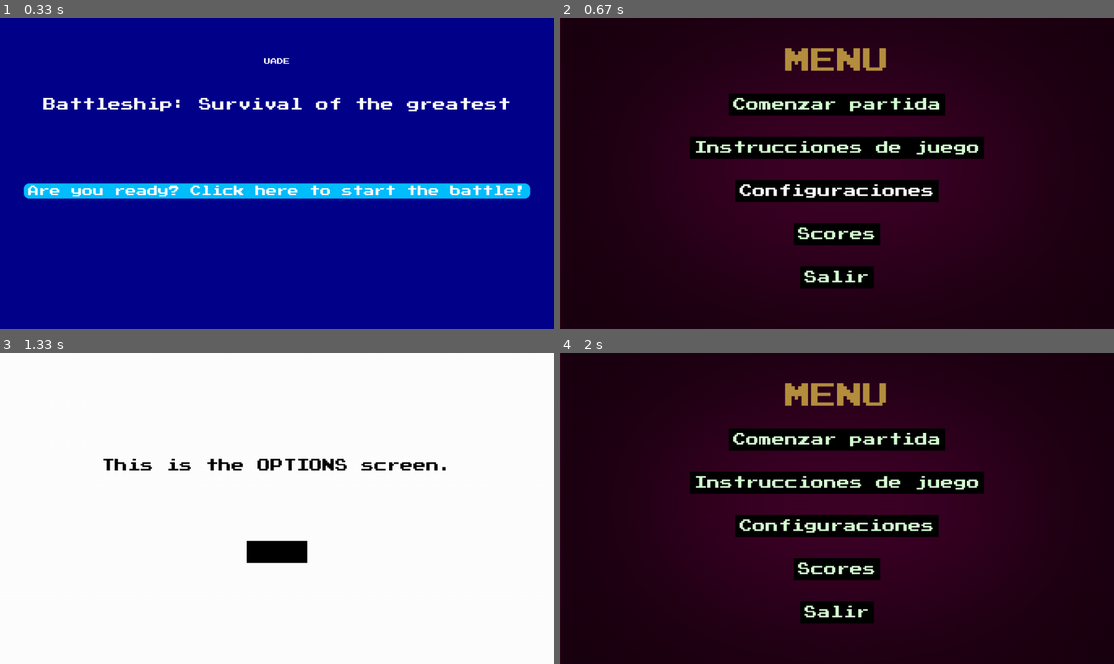
Above: before the commit, frames 1-4 (two rows, left to right).
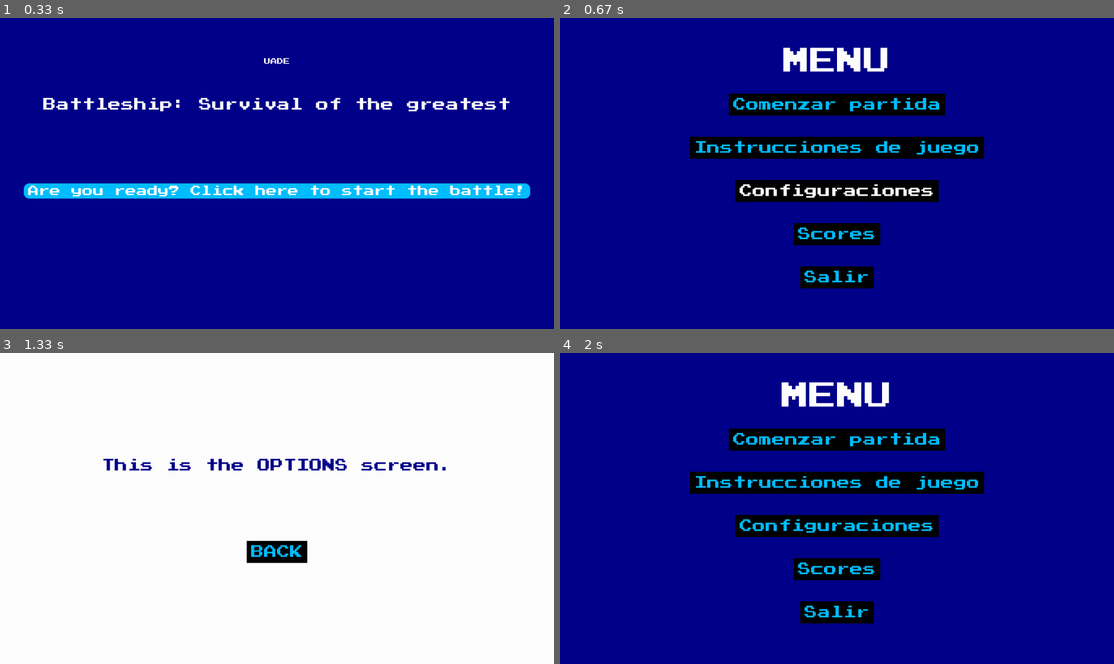
Above: after the commit, the same moments.

Repository: BrianValente/uade-batalla-naval
Game: pygame game, started from uade_battleship/main.py
Same seed, same stepped clock (60 frames per second), same inputs: the game is played once before the commit and once after it.
Inputs (mouse positions are in pixels of both pictures, inside the frame that each line leads up to):
- Up to frame 1 (0.33 s): no input
- Up to frame 2 (0.67 s): click (814, 185) at 0.38 s
- Up to frame 3 (1.33 s): click (144, 511) at 0.72 s; click "Instrucciones de juego" at 1.05 s
- Up to frame 4 (2 s): click "BACK" at 1.55 s

Frame 1 is identical in both runs. In frame 2, 91% of the frame differs, in the area x 0-100%, y 0-100%; in frame 3, 1.2%; in frame 4, 91%.

Commit message:
Menu update (#27)
**Descripción**

menu actualizado con colores bonitos
**Screenshots**

| Antes | Después |
| -- | -- |
| <img height="400" src=""> | <img height="400" src=""> |

---------

Co-authored-by: Bravoto <163941284+Bravoto@users.noreply.github.com>

Diff:
--- /dev/null
+++ b/uade_battleship/instrucciones.py
@@ -0,0 +1,104 @@
+import os
+import pygame, sys
+from uade_battleship.main_menu import main_menu
+
+# Inicializar Pygame
+pygame.init()
+
+# Colores
+DARK_BLUE = (0, 0, 139)  # Azul oscuro para el fondo de la pantalla
+LIGHT_BLUE = (0, 191, 255)  # Azul claro para el botón y su borde
+WHITE = (255, 255, 255)  # Blanco para el texto
+
+# Dimensiones de la pantalla
+WIDTH, HEIGHT = 1280, 720
+screen = pygame.display.set_mode((WIDTH, HEIGHT))
+pygame.display.set_caption("Reglas del Juego - Battleship")
+
+
+# Obtener la fuente personalizada
+def get_font(size):
+    return pygame.font.Font("assets/font.ttf", size)
+
+
+# Clase para los botones
+class Button:
+    def __init__(
+        self,
+        image,
+        pos,
+        text_input,
+        font,
+        base_color,
+        hovering_color,
+        bg_color,
+        border_color,
+    ):
+        self.image = image
+        self.x_pos = pos[0]
+        self.y_pos = pos[1]
+        self.font = font
+        self.base_color = base_color
+        self.hovering_color = hovering_color
+        self.bg_color = bg_color
+        self.border_color = border_color
+        self.text_input = text_input
+        self.text = self.font.render(self.text_input, True, self.base_color)
+
+        if self.image is None:
+            self.image = self.text
+        self.rect = self.image.get_rect(center=(self.x_pos, self.y_pos))
+        self.text_rect = self.text.get_rect(center=(self.x_pos, self.y_pos))
+
+    def update(self, screen):
+        pygame.draw.rect(screen, self.bg_color, self.rect)
+        pygame.draw.rect(screen, self.border_color, self.rect, 2)  # Borde del botón
+        screen.blit(self.image, self.rect)
+        screen.blit(self.text, self.text_rect)
+
+    def check_for_input(self, position):
+        return self.rect.collidepoint(position)
+
+    def change_color(self, position):
+        if self.rect.collidepoint(position):
+            self.text = self.font.render(self.text_input, True, self.hovering_color)
+        else:
+            self.text = self.font.render(self.text_input, True, self.base_color)
+
+
+# Función para mostrar las reglas del juego
+def reglas():
+    while True:
+        screen.fill(DARK_BLUE)
+
+        reglas_text = get_font(40).render("REGLAS DEL JUEGO", True, WHITE)
+        reglas_rect = reglas_text.get_rect(center=(WIDTH // 2, 100))
+        screen.blit(reglas_text, reglas_rect)
+
+        # Aquí se pueden añadir más reglas si es necesario
+
+        back_button = Button(
+            image=None,
+            pos=(WIDTH // 2, HEIGHT // 2 + 100),
+            text_input="Volver",
+            font=get_font(30),
+            base_color=WHITE,
+            hovering_color=LIGHT_BLUE,
+            bg_color=DARK_BLUE,
+            border_color=LIGHT_BLUE,
+        )
+
+        back_button.update(screen)
+
+        for event in pygame.event.get():
+            if event.type == pygame.QUIT:
+                pygame.quit()
+                sys.exit()
+
+            if event.type == pygame.MOUSEBUTTONDOWN:
+                if back_button.check_for_input(pygame.mouse.get_pos()):
+                    main_menu()
+
+        back_button.change_color(pygame.mouse.get_pos())
+
+        pygame.display.update()
--- a/uade_battleship/main_menu.py
+++ b/uade_battleship/main_menu.py
@@ -1,7 +1,13 @@
 import os
 import pygame, sys
+import math  # Para la animación
 
 from uade_battleship.board import board
+
+# Colores
+DARK_BLUE = (0, 0, 139)  # Azul oscuro para el fondo de la pantalla
+LIGHT_BLUE = (0, 191, 255)  # Azul claro para el botón y su borde
+WHITE = (255, 255, 255)  # Blanco para el texto
 
 pygame.display.set_caption("Menu")
 
@@ -21,9 +27,11 @@
         OPTIONS_MOUSE_POS = pygame.mouse.get_pos()
 
         screen = pygame.display.get_surface()
-        screen.fill("white")
-
-        OPTIONS_TEXT = get_font(30).render("This is the OPTIONS screen.", True, "Black")
+        screen.fill(WHITE)  # Fondo blanco para la pantalla de opciones
+
+        OPTIONS_TEXT = get_font(30).render(
+            "This is the OPTIONS screen.", True, DARK_BLUE
+        )
         OPTIONS_RECT = OPTIONS_TEXT.get_rect(center=(640, 260))
         screen.blit(OPTIONS_TEXT, OPTIONS_RECT)
 
@@ -32,8 +40,8 @@
             pos=(640, 460),
             text_input="BACK",
             font=get_font(30),
-            base_color="Black",
-            hovering_color="Green",
+            base_color=LIGHT_BLUE,
+            hovering_color=WHITE,
         )
 
         OPTIONS_BACK.changeColor(OPTIONS_MOUSE_POS)
@@ -51,13 +59,26 @@
 
 
 def main_menu():
+    clock = pygame.time.Clock()
+    animation_time = 0  # Variable para controlar el tiempo de animación
+
     while True:
         screen = pygame.display.get_surface()
-        screen.blit(BG, (0, 0))
+        screen.fill(DARK_BLUE)  # Fondo azul oscuro
 
         MENU_MOUSE_POS = pygame.mouse.get_pos()
 
-        MENU_TEXT = get_font(60).render("MENU", True, "#b68f40")
+        # Control de la animación: usamos math.sin() para oscilar el tamaño
+        animation_time += (
+            clock.get_time() / 500
+        )  # Dividimos para controlar la velocidad
+        scale_factor = 1 + 0.1 * math.sin(
+            animation_time
+        )  # El factor de escala oscila entre 1 y 1.1
+
+        # Cambiamos el tamaño del texto "MENU" según el factor de escala
+        animated_font_size = int(60 * scale_factor)  # Ajustamos el tamaño de la fuente
+        MENU_TEXT = get_font(animated_font_size).render("MENU", True, WHITE)
         MENU_RECT = MENU_TEXT.get_rect(center=(640, 100))
 
         PLAY_BUTTON = Button(
@@ -65,40 +86,40 @@
             pos=(640, 200),
             text_input="Comenzar partida",
             font=get_font(30),
-            base_color="#d7fcd4",
-            hovering_color="White",
+            base_color=LIGHT_BLUE,
+            hovering_color=WHITE,
         )
         OPTIONS_BUTTON = Button(
             image=None,
             pos=(640, 300),
             text_input="Instrucciones de juego",
             font=get_font(30),
-            base_color="#d7fcd4",
-            hovering_color="White",
+            base_color=LIGHT_BLUE,
+            hovering_color=WHITE,
         )
         CREDITS_BUTTON = Button(
             image=None,
             pos=(640, 400),
             text_input="Configuraciones",
             font=get_font(30),
-            base_color="#d7fcd4",
-            hovering_color="White",
+            base_color=LIGHT_BLUE,
+            hovering_color=WHITE,
         )
         HELP_BUTTON = Button(
             image=None,
             pos=(640, 500),
             text_input="Scores",
             font=get_font(30),
-            base_color="#d7fcd4",
-            hovering_color="White",
+            base_color=LIGHT_BLUE,
+            hovering_color=WHITE,
         )
         QUIT_BUTTON = Button(
             image=None,
             pos=(640, 600),
             text_input="Salir",
             font=get_font(30),
-            base_color="#d7fcd4",
-            hovering_color="White",
+            base_color=LIGHT_BLUE,
+            hovering_color=WHITE,
         )
 
         screen.blit(MENU_TEXT, MENU_RECT)
@@ -127,6 +148,7 @@
                     sys.exit()
 
         pygame.display.update()
+        clock.tick(60)  # Mantenemos una velocidad de 60 FPS
 
 
 # button
@@ -165,3 +187,194 @@
             self.text = self.font.render(self.text_input, True, self.hovering_color)
         else:
             self.text = self.font.render(self.text_input, True, self.base_color)
+
+
+import os
+import pygame, sys
+import math  # Para la animación
+
+from uade_battleship.board import board
+
+# Colores
+DARK_BLUE = (0, 0, 139)  # Azul oscuro para el fondo de la pantalla
+LIGHT_BLUE = (0, 191, 255)  # Azul claro para el botón y su borde
+WHITE = (255, 255, 255)  # Blanco para el texto
+
+pygame.display.set_caption("Menu")
+
+BG = pygame.image.load("assets/Background.png")
+
+
+def get_font(size):
+    return pygame.font.Font("assets/font.ttf", size)
+
+
+def play():
+    board()
+
+
+def options():
+    while True:
+        OPTIONS_MOUSE_POS = pygame.mouse.get_pos()
+
+        screen = pygame.display.get_surface()
+        screen.fill(WHITE)  # Fondo blanco para la pantalla de opciones
+
+        OPTIONS_TEXT = get_font(30).render(
+            "This is the OPTIONS screen.", True, DARK_BLUE
+        )
+        OPTIONS_RECT = OPTIONS_TEXT.get_rect(center=(640, 260))
+        screen.blit(OPTIONS_TEXT, OPTIONS_RECT)
+
+        OPTIONS_BACK = Button(
+            image=None,
+            pos=(640, 460),
+            text_input="BACK",
+            font=get_font(30),
+            base_color=LIGHT_BLUE,
+            hovering_color=WHITE,
+        )
+
+        OPTIONS_BACK.changeColor(OPTIONS_MOUSE_POS)
+        OPTIONS_BACK.update(screen)
+
+        for event in pygame.event.get():
+            if event.type == pygame.QUIT:
+                pygame.quit()
+                sys.exit()
+            if event.type == pygame.MOUSEBUTTONDOWN:
+                if OPTIONS_BACK.checkForInput(OPTIONS_MOUSE_POS):
+                    main_menu()
+
+        pygame.display.update()
+
+
+def main_menu():
+    clock = pygame.time.Clock()
+    animation_time = 0  # Variable para controlar el tiempo de animación
+
+    while True:
+        screen = pygame.display.get_surface()
+        screen.fill(DARK_BLUE)  # Fondo azul oscuro
+
+        MENU_MOUSE_POS = pygame.mouse.get_pos()
+
+        # Control de la animación: usamos math.sin() para oscilar el tamaño
+        animation_time += (
+            clock.get_time() / 500
+        )  # Dividimos para controlar la velocidad
+        scale_factor = 1 + 0.1 * math.sin(
+            animation_time
+        )  # El factor de escala oscila entre 1 y 1.1
+
+        # Cambiamos el tamaño del texto "MENU" según el factor de escala
+        animated_font_size = int(60 * scale_factor)  # Ajustamos el tamaño de la fuente
+        MENU_TEXT = get_font(animated_font_size).render("MENU", True, WHITE)
+        MENU_RECT = MENU_TEXT.get_rect(center=(640, 100))
+
+        PLAY_BUTTON = Button(
+            image=None,
+            pos=(640, 200),
+            text_input="Comenzar partida",
+            font=get_font(30),
+            base_color=LIGHT_BLUE,
+            hovering_color=WHITE,
+        )
+        OPTIONS_BUTTON = Button(
+            image=None,
+            pos=(640, 300),
+            text_input="Instrucciones de juego",
+            font=get_font(30),
+            base_color=LIGHT_BLUE,
+            hovering_color=WHITE,
+        )
+        CREDITS_BUTTON = Button(
+            image=None,
+            pos=(640, 400),
+            text_input="Configuraciones",
+            font=get_font(30),
+            base_color=LIGHT_BLUE,
+            hovering_color=WHITE,
+        )
+        HELP_BUTTON = Button(
+            image=None,
+            pos=(640, 500),
+            text_input="Scores",
+            font=get_font(30),
+            base_color=LIGHT_BLUE,
+            hovering_color=WHITE,
+        )
+        QUIT_BUTTON = Button(
+            image=None,
+            pos=(640, 600),
+            text_input="Salir",
+            font=get_font(30),
+            base_color=LIGHT_BLUE,
+            hovering_color=WHITE,
+        )
+
+        screen.blit(MENU_TEXT, MENU_RECT)
+
+        for button in [
+            PLAY_BUTTON,
+            OPTIONS_BUTTON,
+            CREDITS_BUTTON,
+            HELP_BUTTON,
+            QUIT_BUTTON,
+        ]:
+            button.changeColor(MENU_MOUSE_POS)
+            button.update(screen)
+
+        for event in pygame.event.get():
+            if event.type == pygame.QUIT:
+                pygame.quit()
+                sys.exit()
+            if event.type == pygame.MOUSEBUTTONDOWN:
+                if PLAY_BUTTON.checkForInput(MENU_MOUSE_POS):
+                    play()
+                if OPTIONS_BUTTON.checkForInput(MENU_MOUSE_POS):
+                    options()
+                if QUIT_BUTTON.checkForInput(MENU_MOUSE_POS):
+                    pygame.quit()
+                    sys.exit()
+
+        pygame.display.update()
+        clock.tick(60)  # Mantenemos una velocidad de 60 FPS
+
+
+# button
+class Button:
+    def __init__(self, image, pos, text_input, font, base_color, hovering_color):
+        self.image = image
+        self.x_pos = pos[0]
+        self.y_pos = pos[1]
+        self.font = font
+        self.base_color, self.hovering_color = base_color, hovering_color
+        self.text_input = text_input
+        self.text = self.font.render(self.text_input, True, self.base_color)
+        text_width, text_height = self.text.get_size()
+        # Adjust button size to fit the text
+        self.image = pygame.Surface((text_width + 20, text_height + 20))
+        self.image.fill((0, 0, 0, 0))  # Transparent background
+        self.rect = self.image.get_rect(center=(self.x_pos, self.y_pos))
+        self.text_rect = self.text.get_rect(center=(self.x_pos, self.y_pos))
+
+    def update(self, screen):
+        if self.image is not None:
+            screen.blit(self.image, self.rect)
+        screen.blit(self.text, self.text_rect)
+
+    def checkForInput(self, position):
+        if position[0] in range(self.rect.left, self.rect.right) and position[
+            1
+        ] in range(self.rect.top, self.rect.bottom):
+            return True
+        return False
+
+    def changeColor(self, position):
+        if position[0] in range(self.rect.left, self.rect.right) and position[
+            1
+        ] in range(self.rect.top, self.rect.bottom):
+            self.text = self.font.render(self.text_input, True, self.hovering_color)
+        else:
+            self.text = self.font.render(self.text_input, True, self.base_color)
